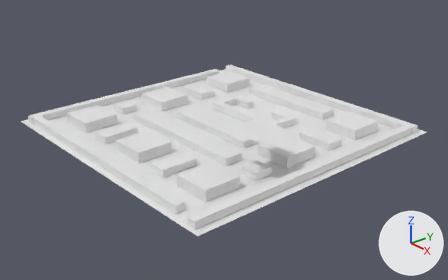
Before and after pictures for a commit that changed the Blender file Pacman/blend/MAPAConMAlla.blend.
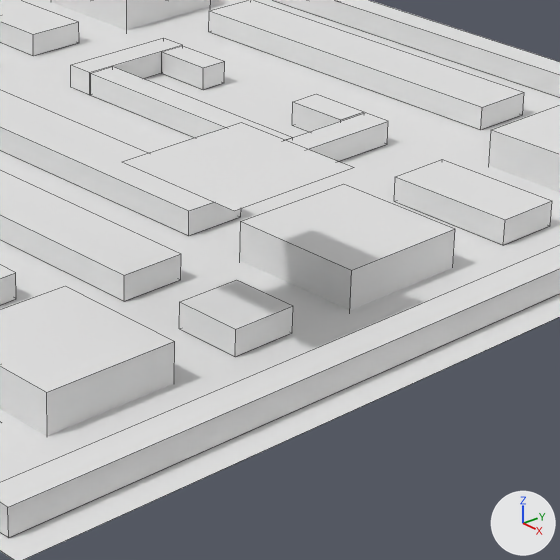
Old and new are each drawn whole from a 50 mm lens placed at (23.9, -20.5, 12.8), pointed at (0.7, -0.3, -0.5) and again close up on the part from 43% to 77% of the width and 30% to 84% of the height. The axes (+X, +Y, +Z) are drawn at lower right. The lights are the same throughout. The close-ups show mesh edges as thin lines.
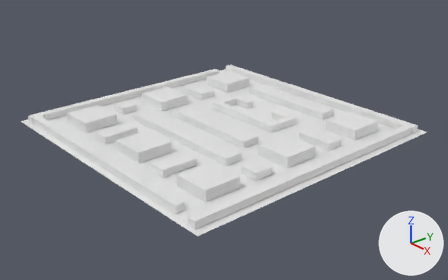
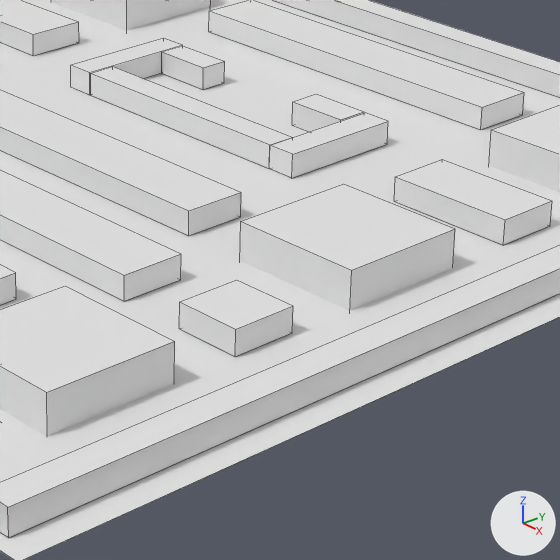
Boxes (x1, y1, x2, y2) around the edits, measured in the close-ups (560 x 560 px):
'Grid', no longer drawn
    before: (122, 123, 354, 211)

Diff of the bpy script that builds the scene:
```diff
--- a/Pacman/blend/MAPAConMAlla.blend.py
+++ b/Pacman/blend/MAPAConMAlla.blend.py
@@ me_grid @@
 me_grid.from_pydata(...)  # 81 vertices, 1 face, 93 loose edges; spans x -6.41..6.41, y -6.41..6.41, z 0.0
 # used by ob_grid; location = (-0.04, -0.03, 2.26); scale = (1.01, 1.01, 1.01)
 # verts and faces of me_grid; kept vertices keep their numbers, new ones are numbered from 81
 # before: 45 (6.41, -1.47, 0.0) at pixel (354, 167), 46 (4.48, -1.47, 0.0) at pixel (241, 122), 55 (6.41, -3.44, 0.0) at pixel (234, 211), 56 (4.48, -3.44, 0.0) at pixel (121, 162)
+# me_grid part 1
+delete_faces([(45, 46, 56, 55)])
+edges += [(45, 46), (45, 55), (46, 56), (55, 56)]
```
